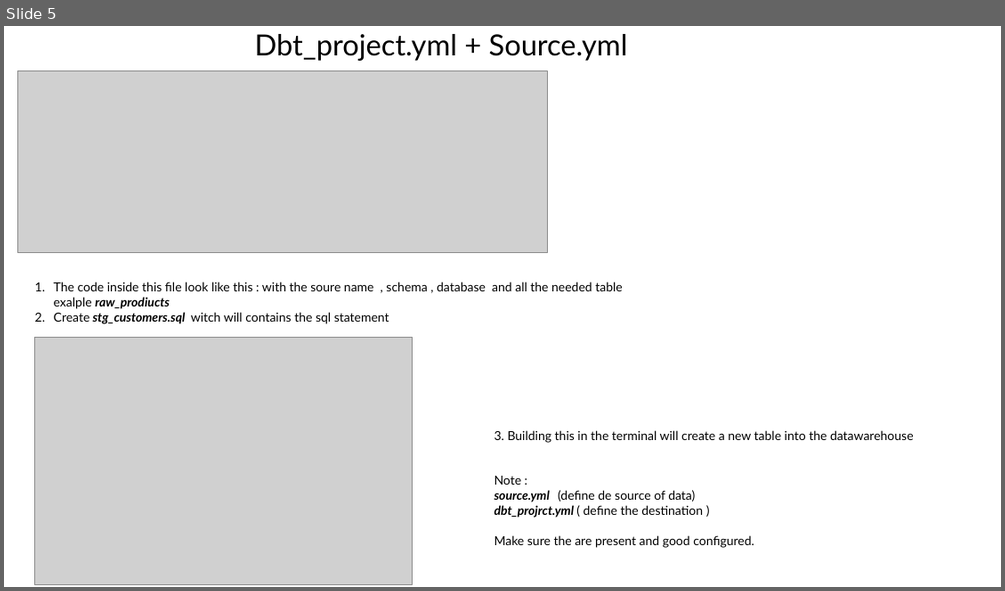
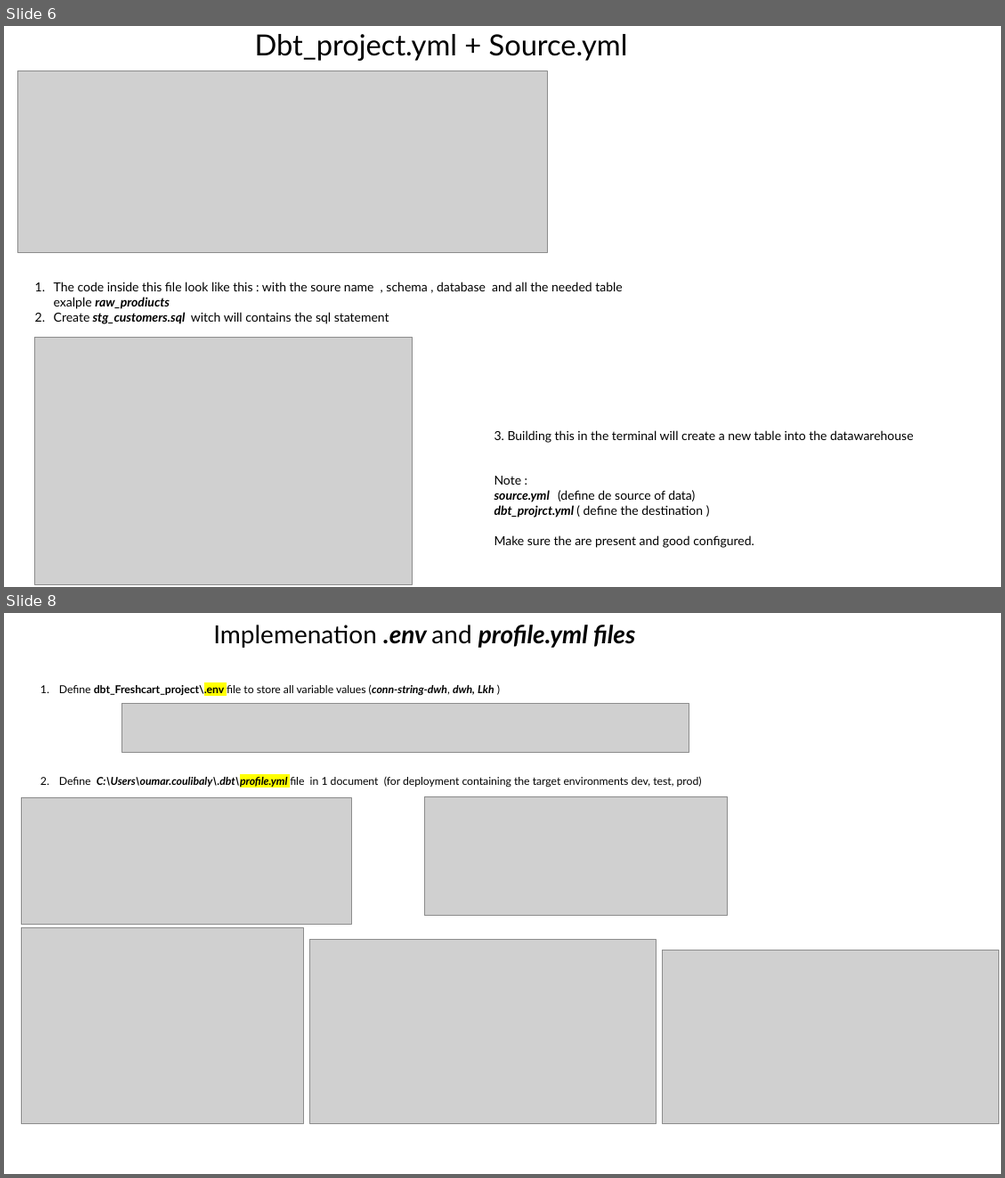
Before and after one commit to Coulio01/Documents, a slide deck: dbt/dbt.pptx. Shown one above the other, each under a label of ours: slide 5 before the commit, slides 6 and 8 after it; the slides between them are not shown. The pictures are 1005x591 and 1005x1178 pixels, drawn with LibreOffice and Linux fonts; fonts in the diff are those of the drawing; grey boxes stand for pictures. Boxes give left, top, right and bottom in pixels: in the first picture for what was removed or moved away, otherwise in the second. Text is boxed around its words. In the diff, an @@ line names an element or a change of style, - is before the commit and + after.

```diff
--- a/dbt/dbt.pptx
+++ b/dbt/dbt.pptx
@@ slide 8 added at [4,613,1001,1174], background #FFFFFF @@
@@ title added at [213,625,635,648], 24 pt, text #000000, bold, italic @@
+Implemenation .env and profile.yml files
@@ text added at [59,683,702,787], 10.5 pt, text #000000 @@
+1. Define dbt_Freshcart_project\.env file to store all variable values (conn-string-dwh, dwh, Lkh )
+2. Define C:\Users\oumar.coulibaly\.dbt\profile.yml file in 1 document (for deployment containing the target environments dev, test, prod)
@@ picture added at [121,704,689,752] @@
@@ picture added at [21,797,352,924] @@
@@ picture added at [424,796,727,915] @@
@@ picture added at [21,928,303,1123] @@
@@ picture added at [310,940,656,1124] @@
@@ picture added at [663,950,999,1124] @@
@@ what was slide 5 is now slide 6 @@
```
Also in this commit, not shown: 1 slide changed, 4 other slides added, 2 other files.
